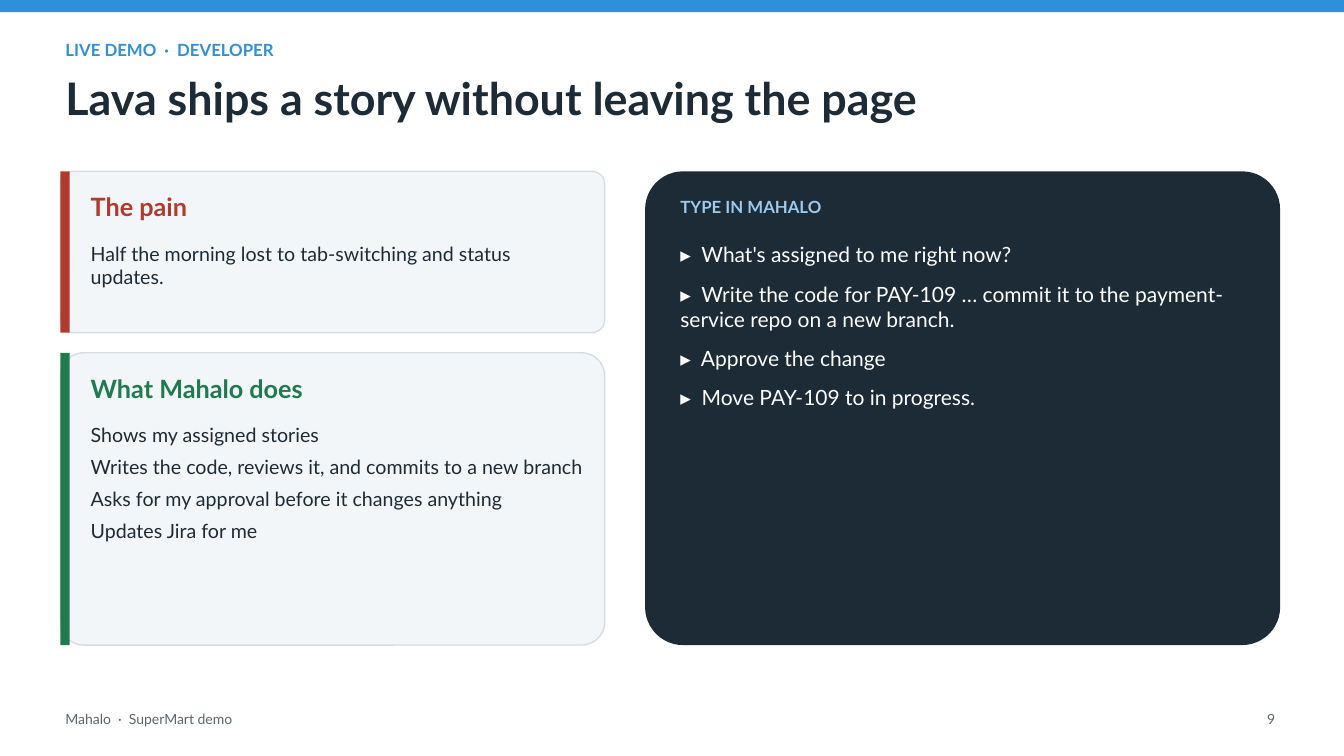
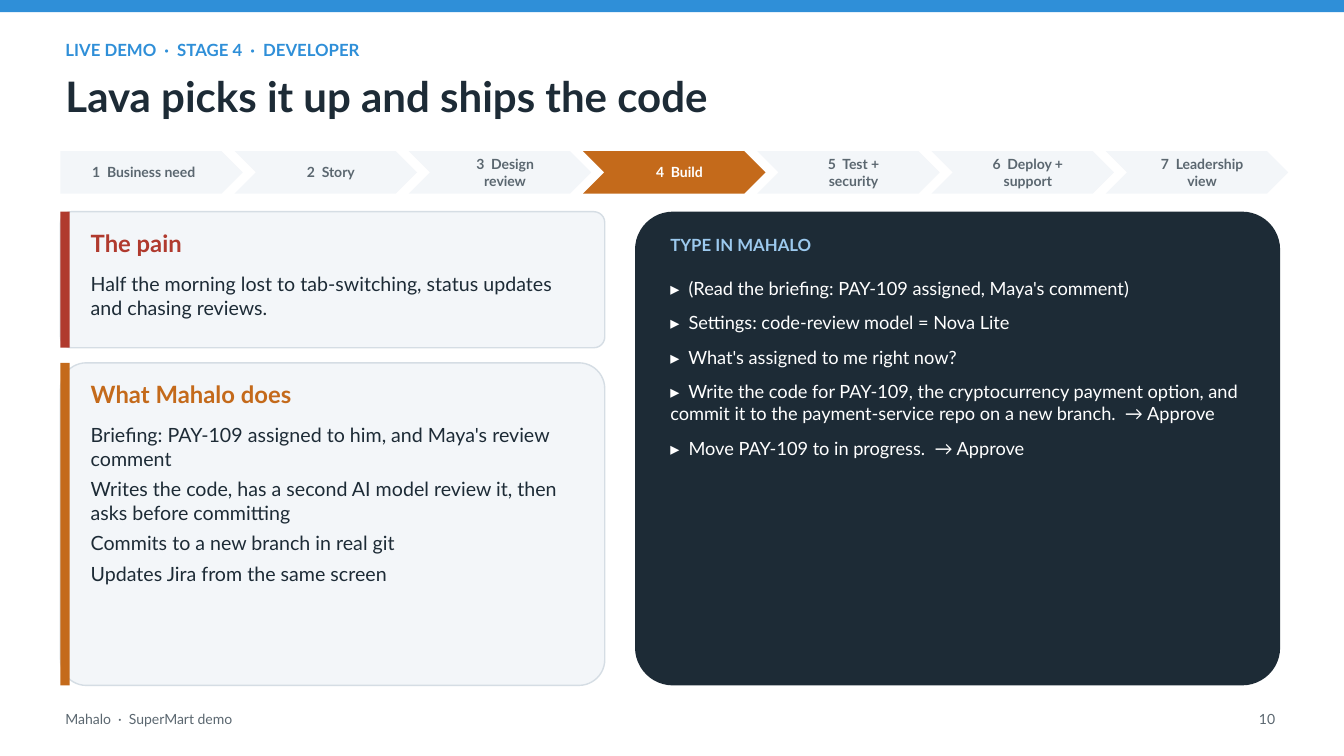
Before and after one commit to tjblavakumar/mahalo-agentcore, a slide deck: slide 10 of docs/Mahalo_SuperMart_Demo.pptx (slide 9 before the commit). Drawn at 1344x756 pixels with LibreOffice and Linux fonts; fonts in the diff are those of the drawing. Boxes give left, top, right and bottom in pixels: in the first picture for what was removed or moved away, otherwise in the second. Text is boxed around its words. In the diff, an @@ line names an element or a change of style, - is before the commit and + after.

Commit message:
docs: deck and demo script follow one feature (PAY-109) end to end with all four personas, CI/CD and the login briefing

```diff
--- a/docs/Mahalo_SuperMart_Demo.pptx
+++ b/docs/Mahalo_SuperMart_Demo.pptx
@@ text at [65, 43, 359, 56]: text changed @@
-LIVE DEMO · DEVELOPER
+LIVE DEMO · STAGE 4 · DEVELOPER
@@ text at [65, 80, 707, 119]: text changed; size 32 to 30 pt @@
-Lava ships a story without leaving the page
+Lava picks it up and ships the code
@@ pentagon arrow added at [60, 151, 243, 194], fill #F3F6F9, 10 pt, text #5B6770, bold @@
+1 Business need
@@ chevron added at [235, 151, 417, 194], fill #F3F6F9, 10 pt, text #5B6770, bold @@
+2 Story
@@ chevron added at [409, 151, 592, 194], fill #F3F6F9, 10 pt, text #5B6770, bold @@
+3 Design review
@@ chevron added at [584, 151, 766, 194], fill #C46A1B, 10 pt, text #FFFFFF, bold @@
+4 Build
@@ chevron added at [757, 151, 940, 194], fill #F3F6F9, 10 pt, text #5B6770, bold @@
+5 Test + security
@@ chevron added at [932, 151, 1114, 194], fill #F3F6F9, 10 pt, text #5B6770, bold @@
+6 Deploy + support
@@ chevron added at [1106, 151, 1289, 194], fill #F3F6F9, 10 pt, text #5B6770, bold @@
+7 Leadership view
@@ rounded rectangle: place and size @@
-rounded rectangle at [60, 171, 605, 333]
+rounded rectangle at [60, 212, 605, 348]
@@ rectangle: place and size @@
-rectangle at [60, 171, 70, 333]
+rectangle at [60, 212, 70, 348]
@@ text "The pain": place and size @@
-text "The pain" at [91, 197, 187, 221]
+text "The pain" at [91, 234, 182, 256]
@@ text "The pain" at [91, 234, 182, 256]: size 18 to 17 pt @@
@@ rounded rectangle: place and size @@
-rounded rectangle at [645, 171, 1280, 645]
+rounded rectangle at [635, 212, 1280, 686]
@@ text "TYPE IN MAHALO": place and size @@
-text "TYPE IN MAHALO" at [680, 200, 821, 213]
+text "TYPE IN MAHALO" at [670, 238, 811, 251]
@@ text at [91, 276, 551, 319]: text changed @@
-Half the morning lost to tab-switching and status updates.
+Half the morning lost to tab-switching, status updates and chasing reviews.
@@ text "▸ (Read the briefing: PAY-109 ...": place and size @@
-text "▸ (Read the briefing: PAY-109 ..." at [680, 246, 1223, 409]
+text "▸ (Read the briefing: PAY-109 ..." at [670, 281, 1237, 459]
@@ text at [689, 281, 1129, 333]: paragraphs added @@
+▸ (Read the briefing: PAY-109 assigned, Maya's comment)
+▸ Settings: code-review model = Nova Lite
@@ text at [688, 350, 957, 368]: size 15 to 13 pt in "▸ What's assigned to me right now?"; less space between paragraphs @@
@@ rounded rectangle: place and size @@
-rounded rectangle at [60, 353, 605, 645]
+rounded rectangle at [60, 363, 605, 686]
@@ rectangle: place and size @@
-rectangle at [60, 353, 70, 645]
+rectangle at [60, 363, 70, 686]
@@ rectangle at [60, 363, 70, 686]: fill #1F7A4D to #C46A1B @@
@@ text "What Mahalo does" at [91, 385, 291, 403]: size 18 to 17 pt, text colour #1F7A4D to #C46A1B @@
@@ text at [670, 384, 1237, 459]: text changed; size 15 to 13 pt @@
-▸ Write the code for PAY-109 … commit it to the payment-service repo on a new branch.
-▸ Approve the change
-▸ Move PAY-109 to in progress.
+▸ Write the code for PAY-109, the cryptocurrency payment option, and commit it to the payment-service repo on a new branch. → Approve
+▸ Move PAY-109 to in progress. → Approve
@@ text at [91, 427, 556, 585]: text changed @@
-Shows my assigned stories
-Writes the code, reviews it, and commits to a new branch
-Asks for my approval before it changes anything
-Updates Jira for me
+Briefing: PAY-109 assigned to him, and Maya's review comment
+Writes the code, has a second AI model review it, then asks before committing
+Commits to a new branch in real git
+Updates Jira from the same screen
@@ text at [1259, 714, 1275, 724]: text changed @@
-9
+10
```
Also in this commit, not shown: 9 other slides changed, 5 slides added, 2 slides removed, 5 other files.
